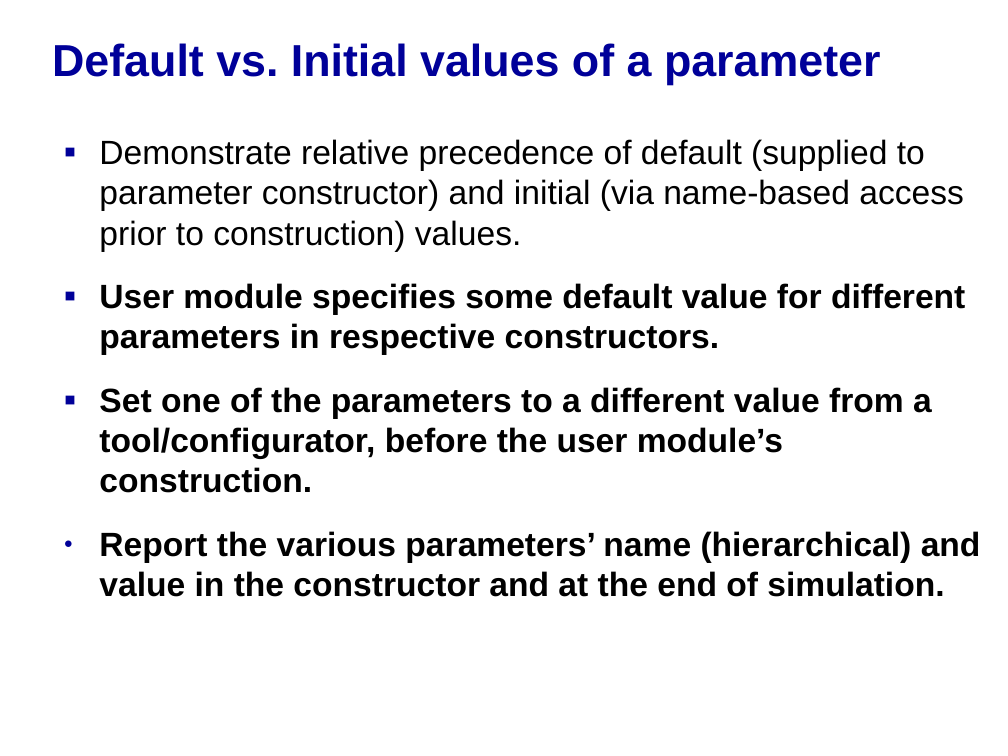
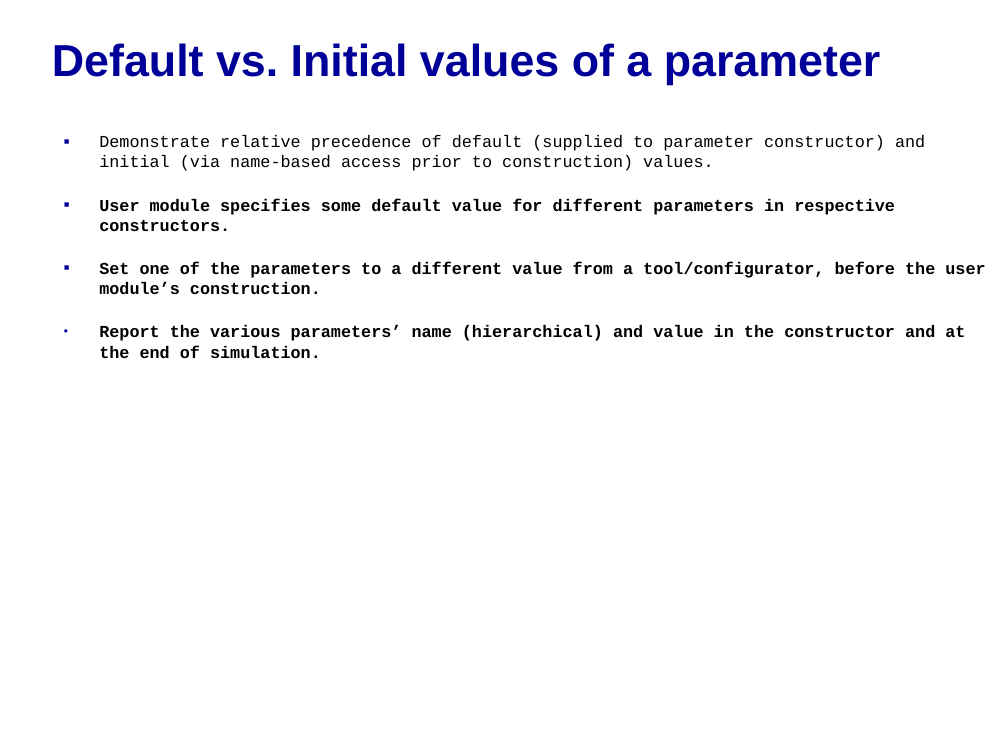
Before and after one commit to accellera-official/cci, a slide deck: slide 2 of examples/ex05_Default_and_Initial_Value/docs/ex05_Default_and_Initial_Value.ppt. Drawn at 1008x756 pixels with LibreOffice and Linux fonts; fonts in the diff are those of the drawing; background and template pictures are left out. Boxes give left, top, right and bottom in pixels: in the first picture for what was removed or moved away, otherwise in the second. Text is boxed around its words. In the diff, an @@ line names an element or a change of style, - is before the commit and + after.

```diff
--- a/examples/ex05_Default_and_Initial_Value/docs/ex05_Default_and_Initial_Value.ppt
+++ b/examples/ex05_Default_and_Initial_Value/docs/ex05_Default_and_Initial_Value.ppt
@@ text "Demonstrate relative precedence of default ..." at box(99, 135, 985, 358): size 24 to 12 pt, font Arial to Courier New @@
```
Also in this commit, not shown: 4 other slides changed, 2 other files.
